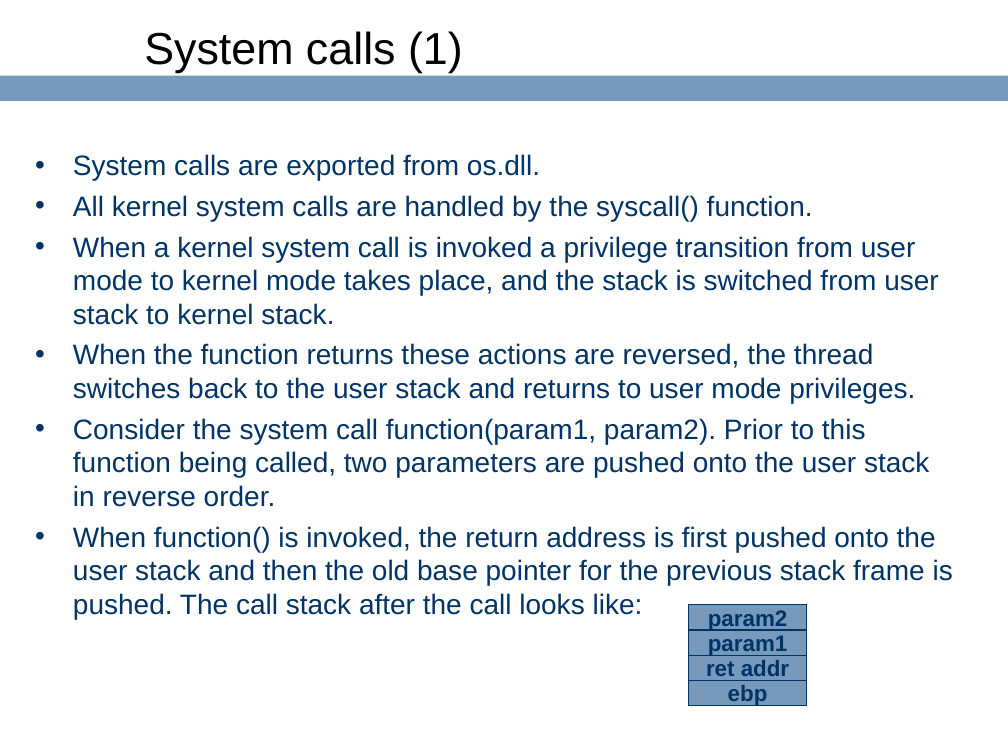
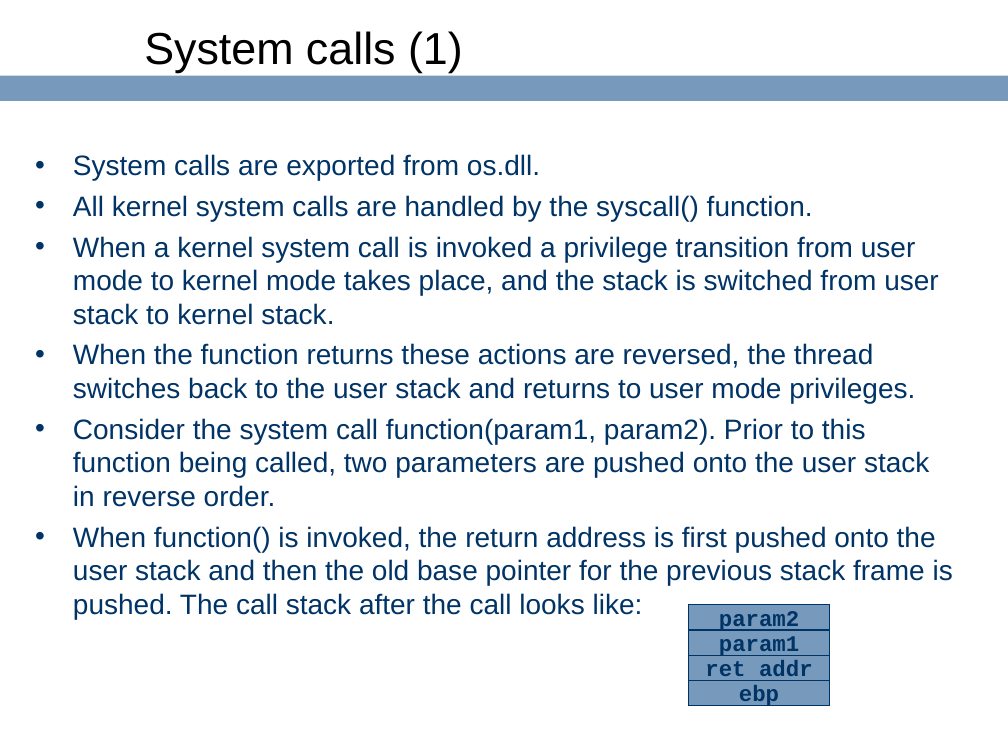
Before and after one commit to ringgaard/sanos, a slide deck: slide 47 of doc/sanostech.ppt. Drawn at 1008x756 pixels with LibreOffice and Linux fonts; fonts in the diff are those of the drawing; background and template pictures are left out. Boxes give left, top, right and bottom in pixels: in the first picture for what was removed or moved away, otherwise in the second. Text is boxed around its words. In the diff, an @@ line names an element or a change of style, - is before the commit and + after.

```diff
--- a/doc/sanostech.ppt
+++ b/doc/sanostech.ppt
@@ rectangle "param2": place and size @@
-rectangle "param2" at [688,605,806,630]
+rectangle "param2" at [688,605,830,630]
@@ rectangle "param1": place and size @@
-rectangle "param1" at [688,630,806,655]
+rectangle "param1" at [688,630,830,655]
@@ rectangle "ret addr": place and size @@
-rectangle "ret addr" at [688,655,806,680]
+rectangle "ret addr" at [688,655,830,680]
@@ font Arial to Courier New in 4 elements at [688,605,830,630], [688,630,830,655], [688,655,830,680], [688,680,830,706] @@
@@ rectangle "ebp": place and size @@
-rectangle "ebp" at [688,680,806,706]
+rectangle "ebp" at [688,680,830,706]
```
Also in this commit, not shown: 2 other slides changed, 2 other files.
